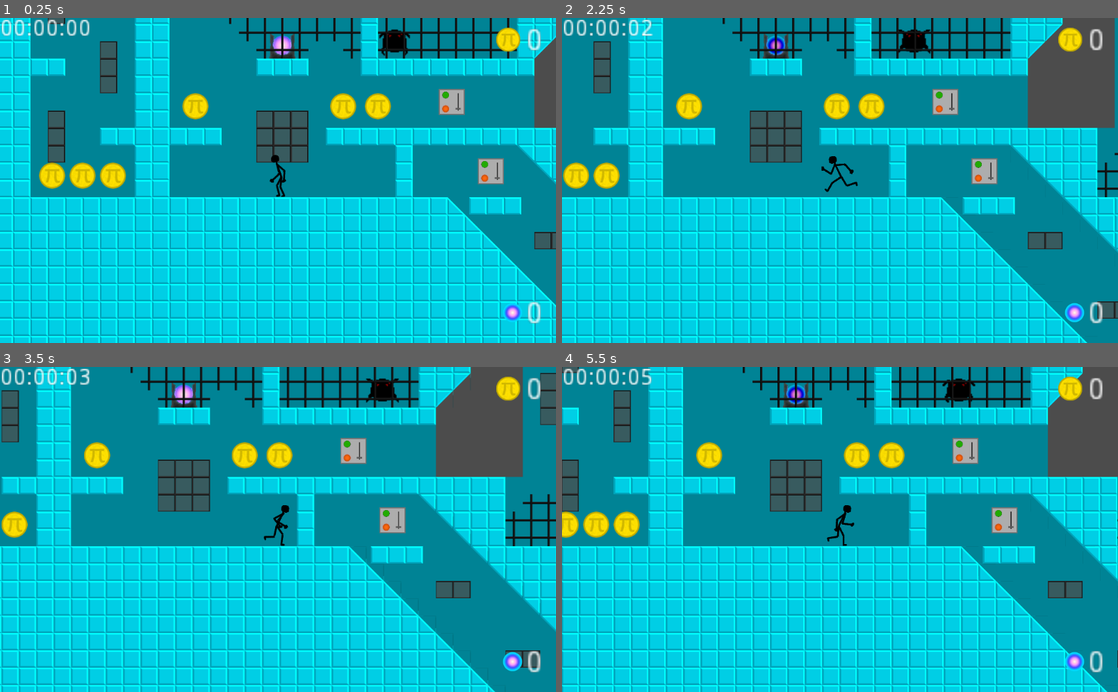
Above: before the commit, frames 1-4 (two rows, left to right).
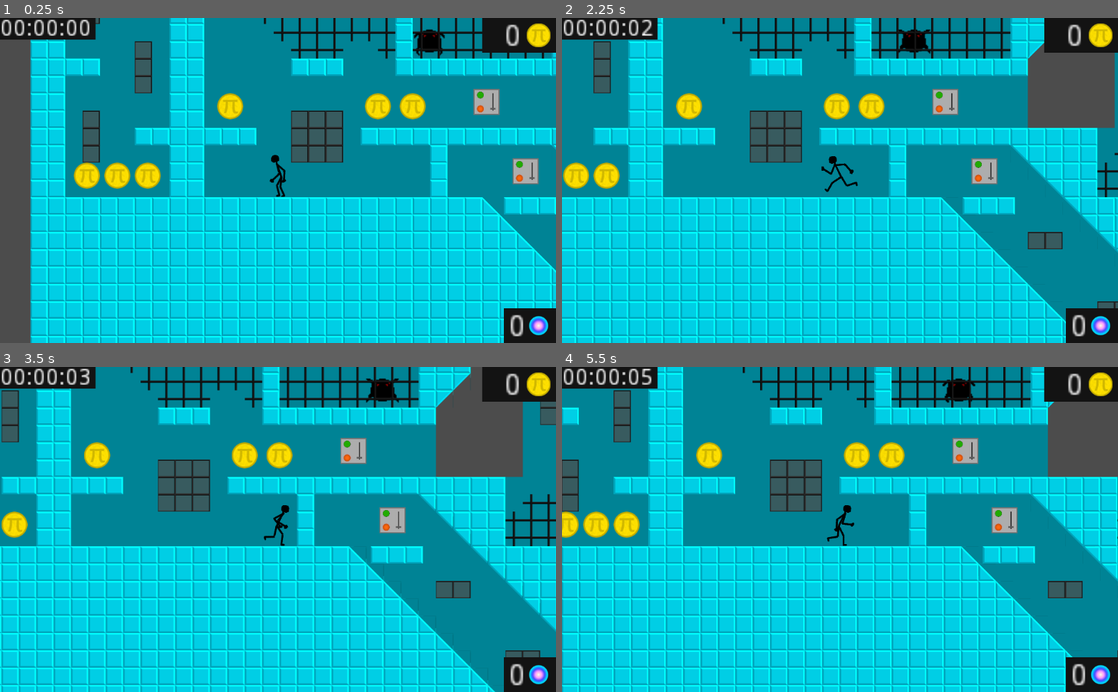
Above: after the commit, the same moments.

Repository: jodeConstant/Pelikerho--Tasohyppely
Game: Godot game, scene res://Koodi ja skenet/Pelitasot/Pelitaso_1.tscn
Two runs of this game, one before a commit and one after it. Both use one fixed random seed, a clock stepped at 60 frames per second and the inputs below. The project has no main scene, so this scene is started directly.
Inputs:
- Up to frame 1 (0.25 s): no input
- Up to frame 2 (2.25 s): hold Right (ui_right) 0.53-2.03 s; tap Alt (ampuminen) at 0.6 s; tap Space (hyppy) at 1.35 s; hold Left (ui_left) from 2.03 s (still down); tap Shift (käyttö) at 2.1 s
- Up to frame 3 (3.5 s): release Left (ui_left) at 2.78 s; hold Right (ui_right) from 2.78 s (still down); tap Alt (ampuminen) at 2.85 s
- Up to frame 4 (5.5 s): tap Space (hyppy) at 3.6 s; release Right (ui_right) at 4.28 s; hold Left (ui_left) 4.28-5.03 s; tap Shift (käyttö) at 4.35 s; hold Right (ui_right) from 5.03 s (still down); tap Alt (ampuminen) at 5.1 s

The runs differ from the first frame. In frame 1, 32% of the frame differs, in the area x 0-100%, y 0-100%; in frame 2, 3.9%; in frame 3, 3.9%; in frame 4, 3.9%.

Commit message:
Käyttöliittymän korjauksia

Diff:
--- a/Koodi ja skenet/PelinOhjaus/Käyttöliittymä.tscn
+++ b/Koodi ja skenet/PelinOhjaus/Käyttöliittymä.tscn
@@ -3,8 +3,6 @@
 [ext_resource path="res://Koodi ja skenet/PelinOhjaus/Käyttöliittymä.gd" type="Script" id=1]
 [ext_resource path="res://Resurssit/Kuvat/energia_pallo_1.png" type="Texture" id=2]
 [ext_resource path="res://Resurssit/Kuvat/kolikko.png" type="Texture" id=3]
-
-
 
 [node name="Käyttöliittymä" type="Control"]
 anchor_right = 1.0
@@ -15,11 +13,21 @@
 "_editor_description_": "Aseta tämä CanvasLayer solmun alisolmuksi."
 }
 
+[node name="PallojenTausta" type="ColorRect" parent="."]
+margin_left = 928.0
+margin_top = 536.0
+margin_right = 1024.0
+margin_bottom = 600.0
+color = Color( 0.0784314, 0.0784314, 0.0784314, 1 )
+__meta__ = {
+"_edit_use_anchors_": false
+}
+
 [node name="PallojenMäärä" type="Label" parent="."]
-margin_left = 872.0
-margin_top = 520.0
-margin_right = 904.0
-margin_bottom = 536.0
+margin_left = 840.0
+margin_top = 544.0
+margin_right = 872.0
+margin_bottom = 560.0
 rect_scale = Vector2( 4, 4 )
 text = "0"
 align = 2
@@ -28,15 +36,24 @@
 }
 
 [node name="PallonKuva" type="Sprite" parent="."]
-position = Vector2( 944, 544 )
+position = Vector2( 992, 568 )
 scale = Vector2( 0.7, 0.7 )
 texture = ExtResource( 2 )
 
+[node name="KolikoidenTausta" type="ColorRect" parent="."]
+margin_left = 888.0
+margin_right = 1024.0
+margin_bottom = 64.0
+color = Color( 0.0784314, 0.0784314, 0.0784314, 1 )
+__meta__ = {
+"_edit_use_anchors_": false
+}
+
 [node name="KolikoidenMäärä" type="Label" parent="."]
-margin_left = 864.0
-margin_top = 16.0
-margin_right = 898.0
-margin_bottom = 32.0
+margin_left = 832.0
+margin_top = 8.0
+margin_right = 864.0
+margin_bottom = 24.0
 rect_scale = Vector2( 4, 4 )
 text = "0"
 align = 2
@@ -45,9 +62,14 @@
 }
 
 [node name="KolikonKuva" type="Sprite" parent="."]
-position = Vector2( 936, 40 )
+position = Vector2( 992, 32 )
 scale = Vector2( 0.7, 0.7 )
 texture = ExtResource( 3 )
+
+[node name="AjanTausta" type="ColorRect" parent="."]
+margin_right = 176.0
+margin_bottom = 40.0
+color = Color( 0.0784314, 0.0784314, 0.0784314, 1 )
 
 [node name="Aika" type="Label" parent="."]
 margin_right = 85.0
--- a/Koodi ja skenet/Pelitasot/Pelitaso_1.tscn
+++ b/Koodi ja skenet/Pelitasot/Pelitaso_1.tscn
@@ -55,7 +55,7 @@
 tile_data = PoolIntArray( -851934, 9, 0, -851933, 9, 0, -851932, 9, 0, -851931, 9, 0, -851930, 9, 0, -851929, 9, 0, -85 …(17803 unchanged characters)…
 
 [node name="Pelaaja" parent="." instance=ExtResource( 2 )]
-position = Vector2( 1288, 344 )
+position = Vector2( 1223.98, 350.902 )
 z_index = 5
 suunta_oikealle = false
 
@@ -177,7 +177,7 @@
 shape = SubResource( 2 )
 
 [node name="PoimittavaPallo" parent="." instance=ExtResource( 6 )]
-position = Vector2( 1296, 72 )
+position = Vector2( 1344, -248 )
 
 [node name="PoimittavaPallo2" parent="." instance=ExtResource( 6 )]
 position = Vector2( 2560, 328 )
